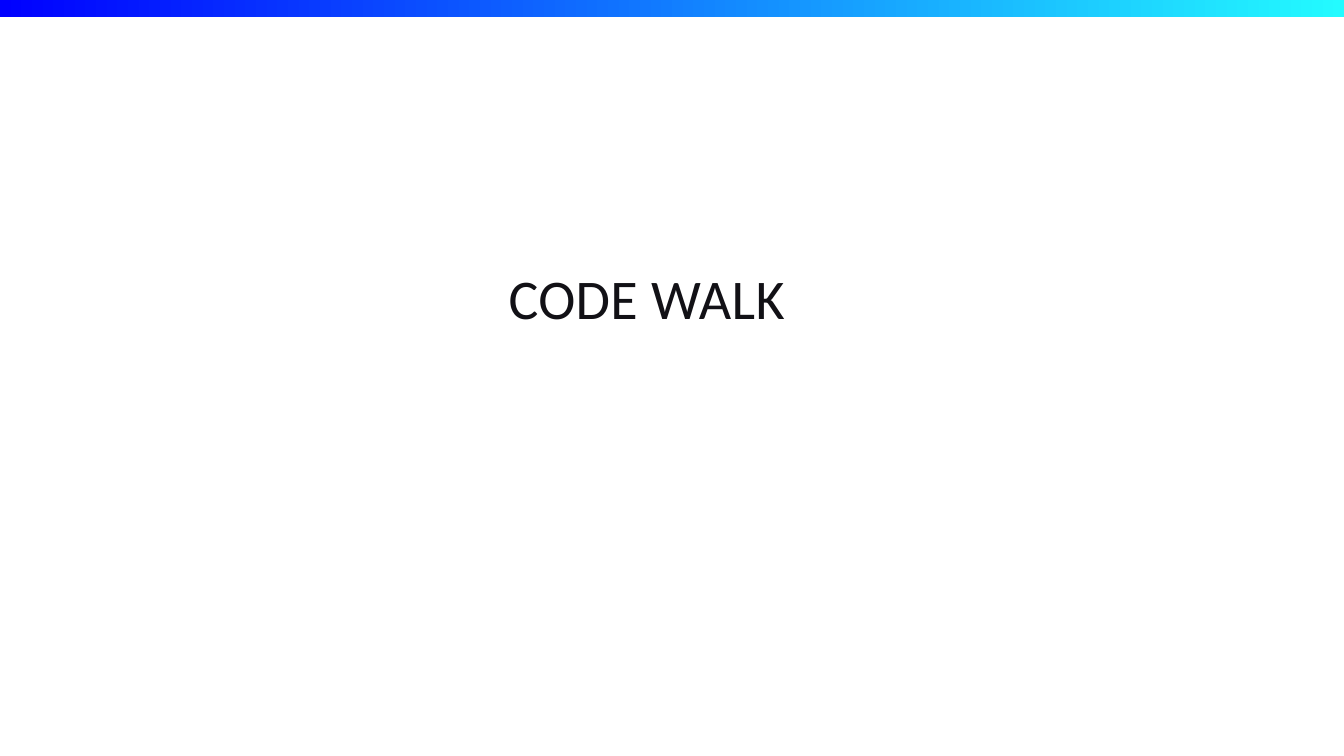
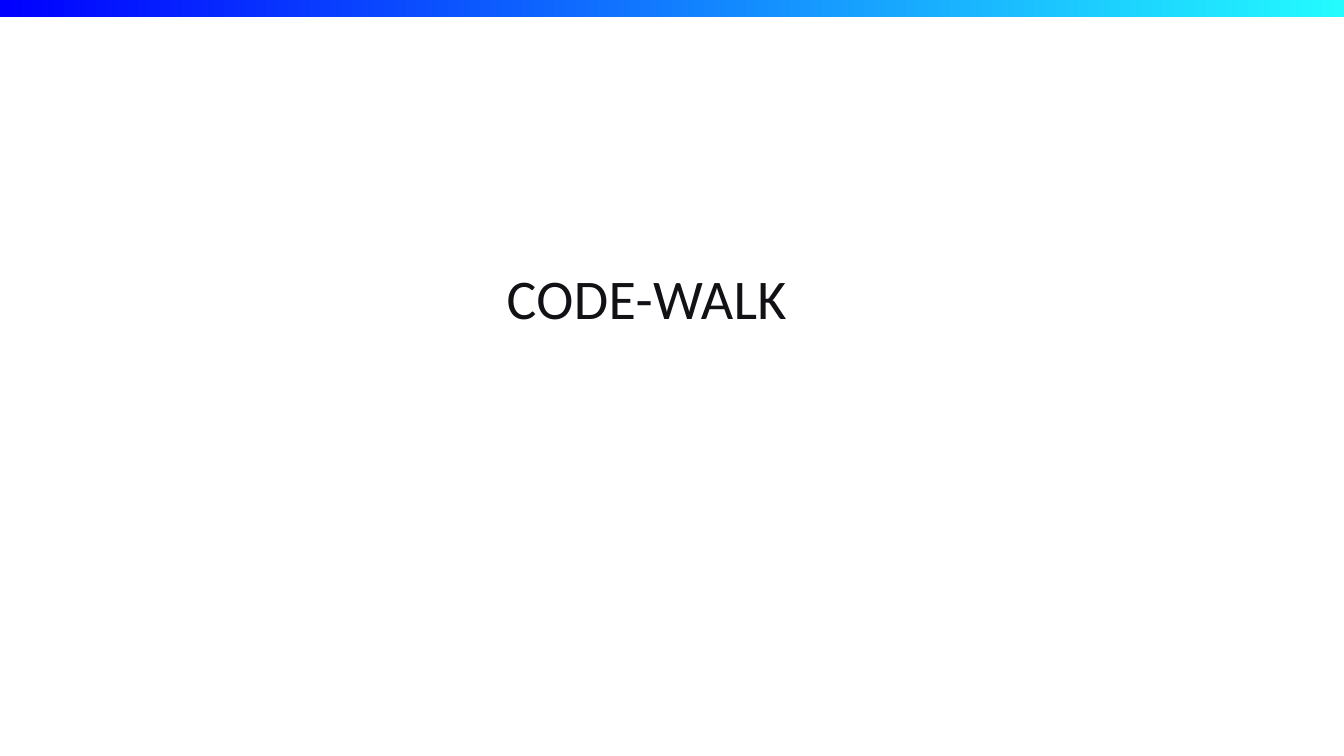
Before and after one commit to dalalayan1/shell-generator, a slide deck: slide 9 of generators.pptx. Drawn at 1344x756 pixels with LibreOffice and Linux fonts; fonts in the diff are those of the drawing; background and template pictures are left out. Boxes give left, top, right and bottom in pixels: in the first picture for what was removed or moved away, otherwise in the second. Text is boxed around its words. In the diff, an @@ line names an element or a change of style, - is before the commit and + after.

```diff
--- a/generators.pptx
+++ b/generators.pptx
@@ title at <box>507,282,787,320</box>: text changed @@
-CODE WALK
+CODE-WALK
```
Also in this commit, not shown: 5 other slides changed, 4 slides added, 8 other files.
